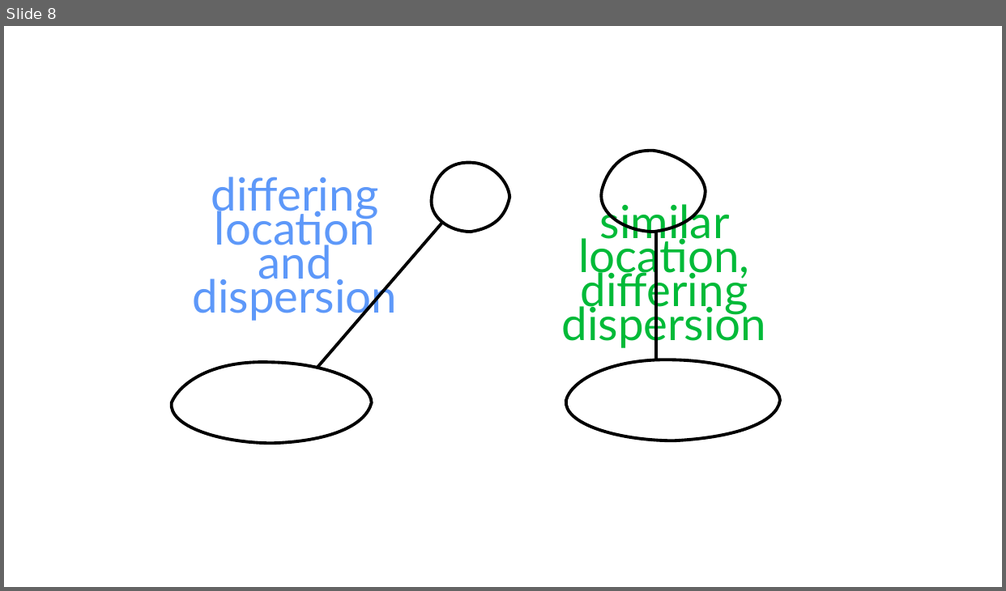
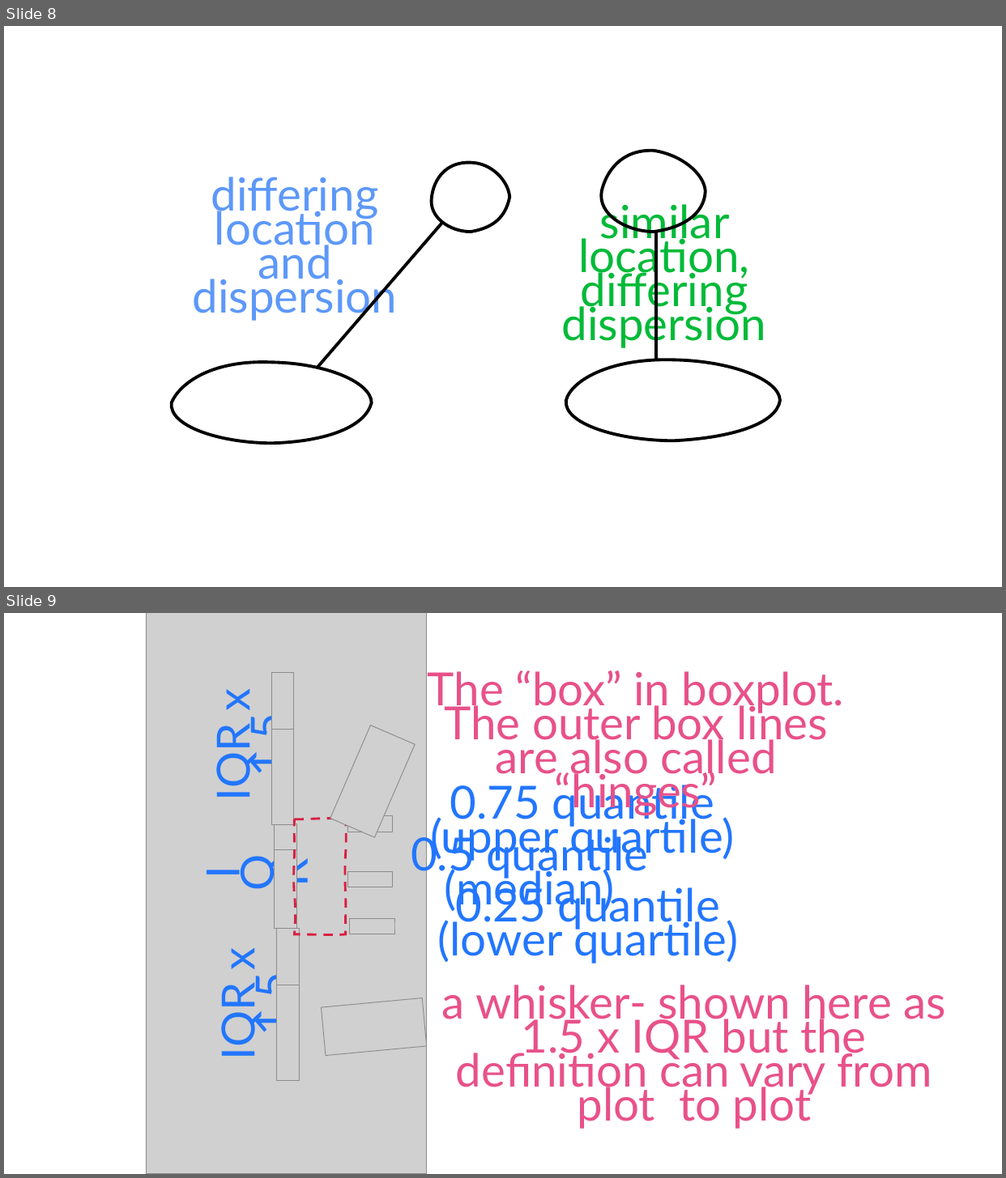
Before and after one commit to SmogDr/edar_coursebook, a slide deck: Annotations.pptx. Shown one above the other, each under a label of ours: slide 8 before the commit, slides 8 and 9 after it. The pictures are 1006x591 and 1006x1178 pixels, drawn with LibreOffice and Linux fonts; fonts in the diff are those of the drawing; grey boxes stand for pictures; background and template pictures are left out. Boxes give left, top, right and bottom in pixels: in the first picture for what was removed or moved away, otherwise in the second. Text is boxed around its words. In the diff, an @@ line names an element or a change of style, - is before the commit and + after.

```diff
--- a/Annotations.pptx
+++ b/Annotations.pptx
@@ slide 9 added at [4,613,1002,1174], background #FFFFFF @@
@@ picture added at [147,613,426,1174] @@
@@ picture added at [271,673,294,769] @@
@@ text added at [428,671,844,816], 44 pt, text #E85189 @@
+The “box” in boxplot. The outer box lines are also called “hinges”
@@ text added at [205,690,294,776], 44 pt, text #2276FF @@
+IQR x 1.5
@@ text added at [205,730,260,797], 44 pt, text #2276FF @@
+IQR
@@ picture added at [271,729,294,825] @@
@@ picture added at [330,725,415,838] @@
@@ text added at [430,779,734,862], 44 pt, text #2276FF @@
+0.75 quantile (upper quartile)
@@ picture added at [275,824,296,903] @@
@@ freeform shape added at [295,820,345,935], outline #D82042 2.25 pt dashed @@
@@ picture added at [348,816,393,832] @@
@@ text added at [411,830,648,914], 44 pt, text #2276FF @@
+0.5 quantile (median)
@@ picture added at [275,850,296,928] @@
@@ picture added at [348,871,393,888] @@
@@ text added at [437,882,738,964], 44 pt, text #2276FF @@
+0.25 quantile (lower quartile)
@@ picture added at [276,928,299,1024] @@
@@ picture added at [350,919,394,935] @@
@@ text added at [210,950,299,1056], 44 pt, text #2276FF @@
+IQR x 1.5
@@ picture added at [276,985,299,1081] @@
@@ picture added at [322,998,427,1056] @@
@@ text added at [442,985,946,1129], 44 pt, text #E85189 @@
+a whisker- shown here as 1.5 x IQR but the definition can vary from plot to plot
```
Also in this commit, not shown: 27 other files.
